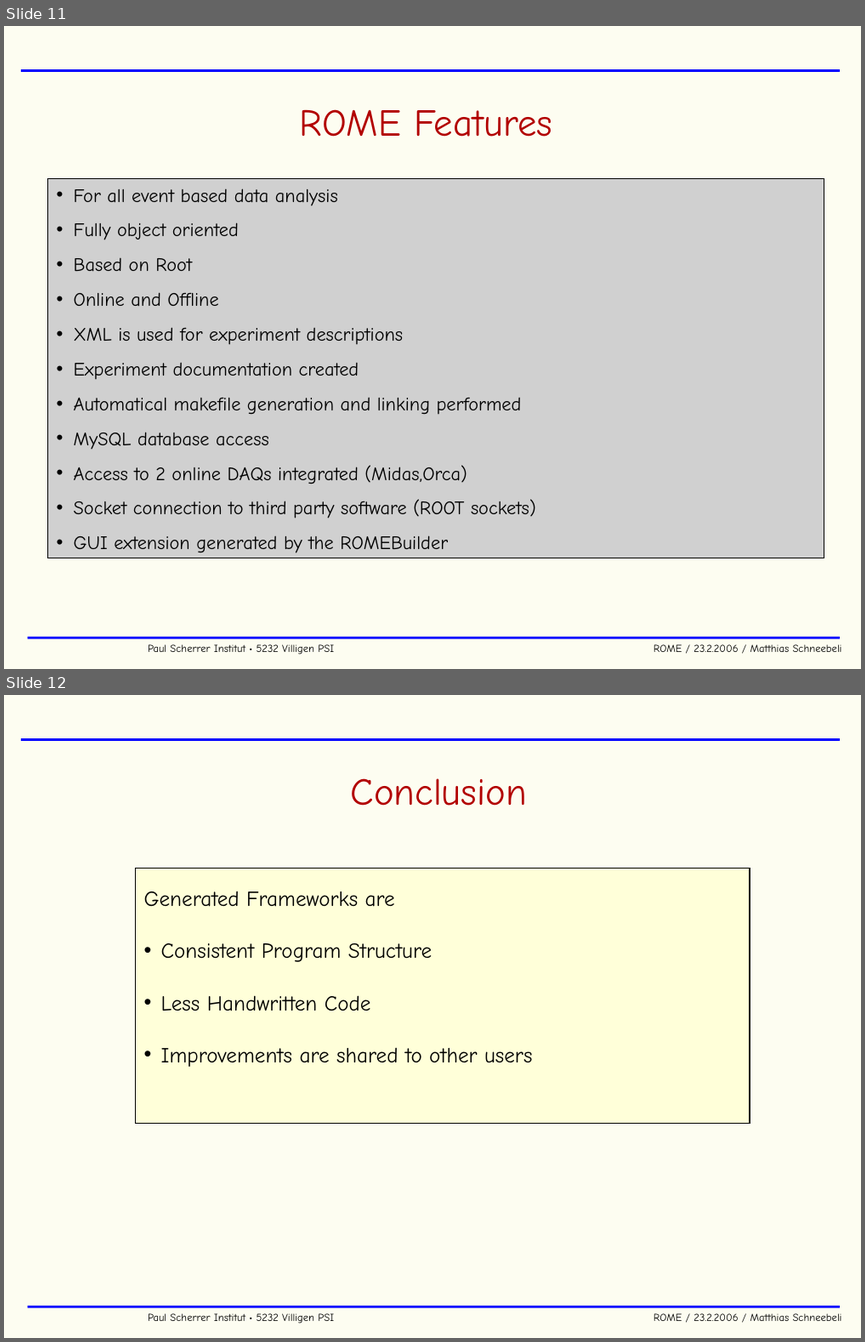
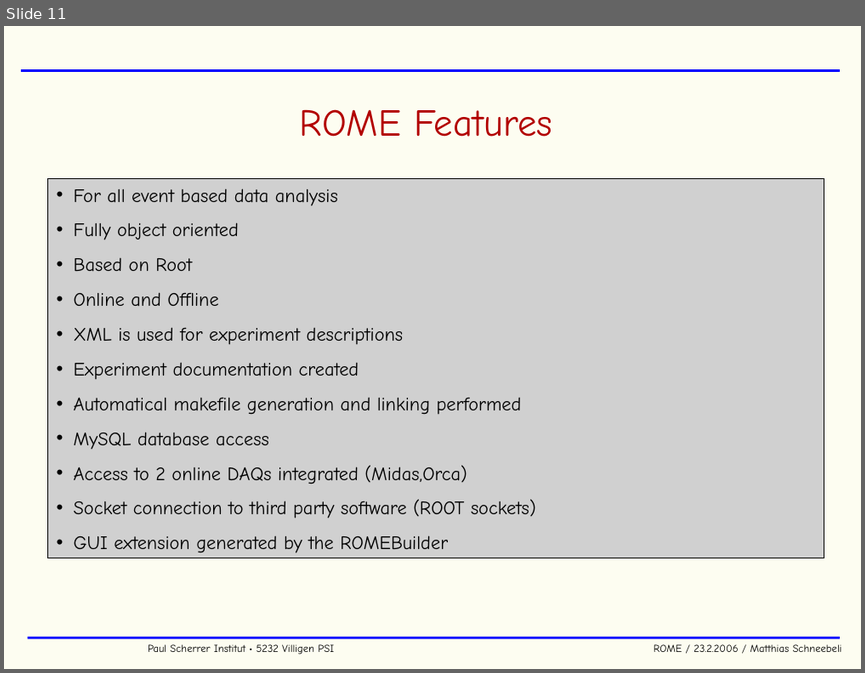
Before and after one commit to cjpl/rome, a slide deck: rome/documentation/ROME.ppt. Shown one above the other, each under a label of ours: slides 11 and 12 before the commit, slide 11 after it. The pictures are 865x1342 and 865x673 pixels, drawn with LibreOffice and Linux fonts; fonts in the diff are those of the drawing; grey boxes stand for pictures; background and template pictures are left out. Boxes give left, top, right and bottom in pixels: in the first picture for what was removed or moved away, otherwise in the second. Text is boxed around its words. In the diff, an @@ line names an element or a change of style, - is before the commit and + after.

```diff
--- a/rome/documentation/ROME.ppt
+++ b/rome/documentation/ROME.ppt
@@ slide 12 removed at (4,695,861,1338), background #FDFDF1; not listed: 3 template elements that a slide beside it also shows @@
@@ title removed at (351,778,528,805) @@
-Conclusion
@@ rectangle removed at (135,868,749,1123) @@
-Generated Frameworks are
-• Consistent Program Structure
-• Less Handwritten Code
-• Improvements are shared to other users
```
Also in this commit, not shown: 9 slides changed, 1 slide added.
